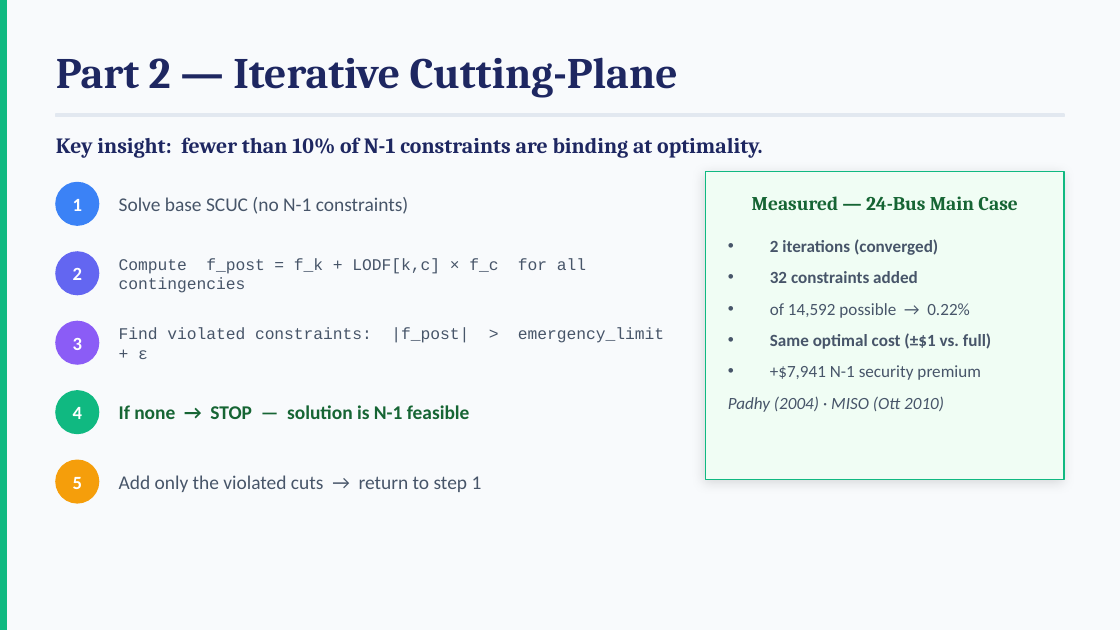
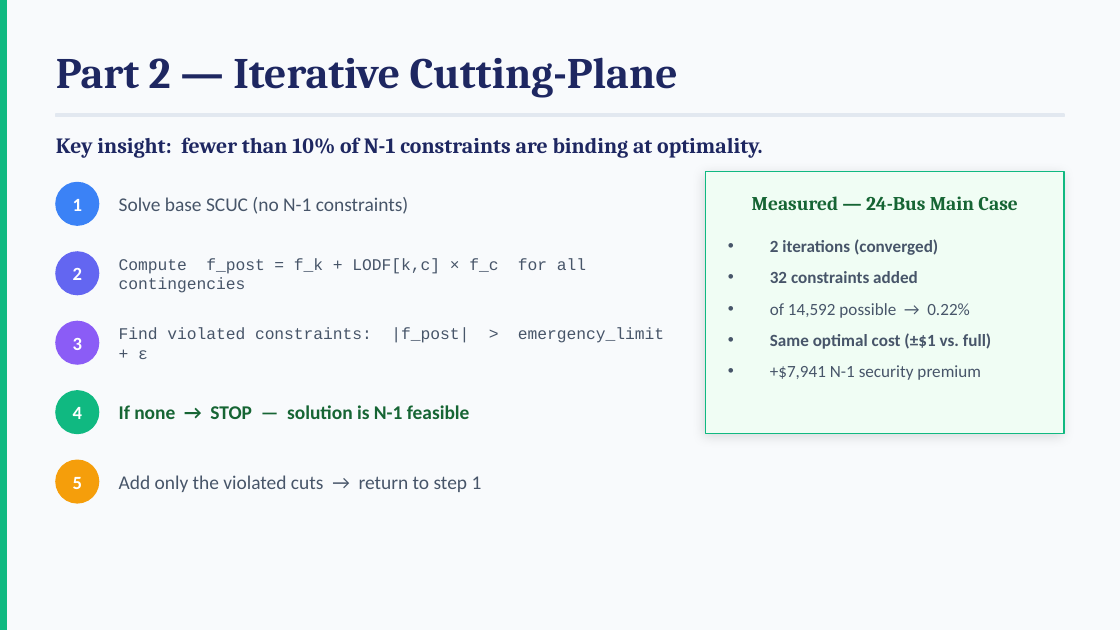
Before and after one commit to sb-at/chess_analyzer, a slide deck: slide 7 of TT/SCUC_Presentation.pptx. Drawn at 1120x630 pixels with LibreOffice and Linux fonts; fonts in the diff are those of the drawing. Boxes give left, top, right and bottom in pixels: in the first picture for what was removed or moved away, otherwise in the second. Text is boxed around its words. In the diff, an @@ line names an element or a change of style, - is before the commit and + after.

```diff
--- a/TT/SCUC_Presentation.pptx
+++ b/TT/SCUC_Presentation.pptx
@@ rectangle: place and size @@
-rectangle at [706,171,1064,479]
+rectangle at [706,171,1064,433]
@@ text at [728,396,944,412]: paragraph removed @@
-Padhy (2004) · MISO (Ott 2010)
```
Also in this commit, not shown: 8 other slides changed, 3 slides added, 1 slide removed.
